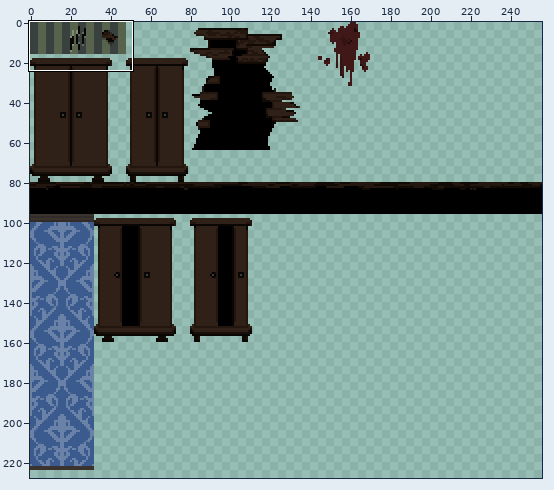
File history of a sprite sheet, core/assets/mansion_tiles.png. Above, an overview of the earlier version with the close-up marked.
Close-up. Earlier state:
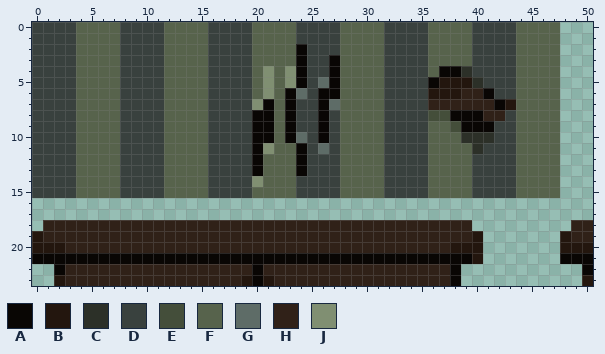
The file is 256x256 pixels. Colours within 5 levels of each other are drawn and written as one. Shown: x 0..50, y 0..23. The wide view leaves out empty margins.
Palette (. is transparent): A #090604  B #23160e  C #2c3028  D #39413e  E #444e3a  F #57634c  G #5e6c67  H #302118  J #808f72
The result:
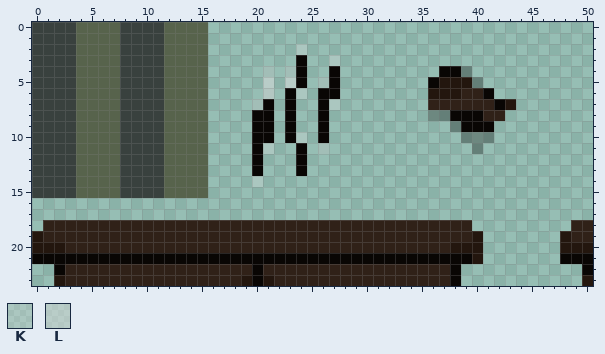
Colours new in this view: K #dcdcdc4b  L #dcdcdc80
Diff:
Colour C changes from #2c3028 to #0906044b.
Colour E becomes colour C in row 8 at x 36 to 37; in row 9 at x 38.
Colour A becomes colour K in row 2 at x 24; in row 3 at x 27.
Colour G becomes colour K in row 5 at x 26; in row 6 at x 24; in row 7 at x 27; in row 10 at x 24; in row 11 at x 26.
Colour J becomes colour K in row 4 at x 21 and 23; in row 7 at x 20; in row 11 at x 21; in row 14 at x 20.
Colour J becomes colour L in row 5 at x 21 and 23; in row 6 at x 21.
Colour D is gone in rows 0 to 1 at x 16 to 19, 24 to 27, 32 to 35 and 40 to 43; in row 2 at x 16 to 19, 25 to 27, 32 to 35 and 40 to 43; in rows 3 to 4 at x 16 to 19, 25 to 26, 32 to 35 and 40 to 43; in row 5 at x 16 to 19, 25, 32 to 35 and 41 to 43; in row 6 at x 16 to 19, 25, 32 to 35 and 42 to 43; in row 7 at x 16 to 19, 24 to 25 and 32 to 35.
Colour D is gone in row 8 at x 16 to 19, 24 to 25, 27, 32 to 35 and 43; in row 9 at x 16 to 19, 24 to 25, 27, 32 to 35 and 42 to 43; in row 10 at x 16 to 19, 25, 27, 32 to 35 and 42 to 43; in row 11 at x 16 to 19, 25, 27, 32 to 35 and 41 to 43; in rows 12 to 13 at x 16 to 19, 25 to 27, 32 to 35 and 40 to 43; in rows 14 to 15 at x 16 to 19, 24 to 27, 32 to 35 and 40 to 43.
Colour F is gone in rows 0 to 3 at x 20 to 23, 28 to 31, 36 to 39 and 44 to 47; in row 4 at x 20, 22, 28 to 31, 36 and 44 to 47; in rows 5 to 6 at x 20, 22, 28 to 31 and 44 to 47; in rows 7 to 8 at x 22, 28 to 31 and 44 to 47; in row 9 at x 22, 28 to 31, 36 to 37 and 44 to 47; in row 10 at x 22, 28 to 31, 36 to 38 and 44 to 47.
Colour F is gone in row 11 at x 22 to 23, 28 to 31, 36 to 39 and 44 to 47; in rows 12 to 14 at x 21 to 23, 28 to 31, 36 to 39 and 44 to 47; in row 15 at x 20 to 23, 28 to 31, 36 to 39 and 44 to 47.
